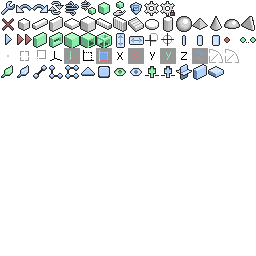
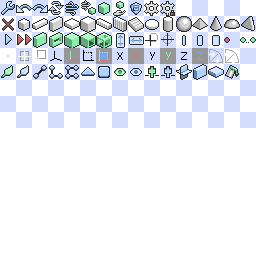
Comparing the layer stacks of the two 256px x 256px images. Changes:
added layer "back" above "icons.png" over bbox(225, 65, 239, 79)
showed "Layer" over bbox(0, 0, 256, 128)
